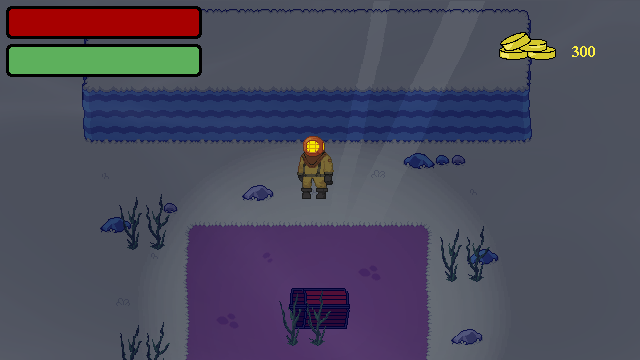
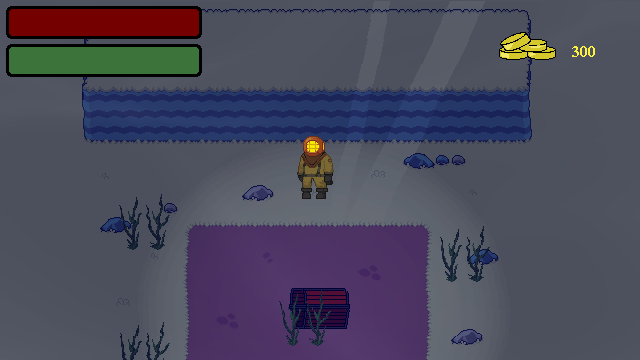
Layer changes from the first 640x360 image to the second:
painted on "stamina" over bbox(9, 47, 199, 74)
painted on "health" over bbox(9, 9, 199, 36)
